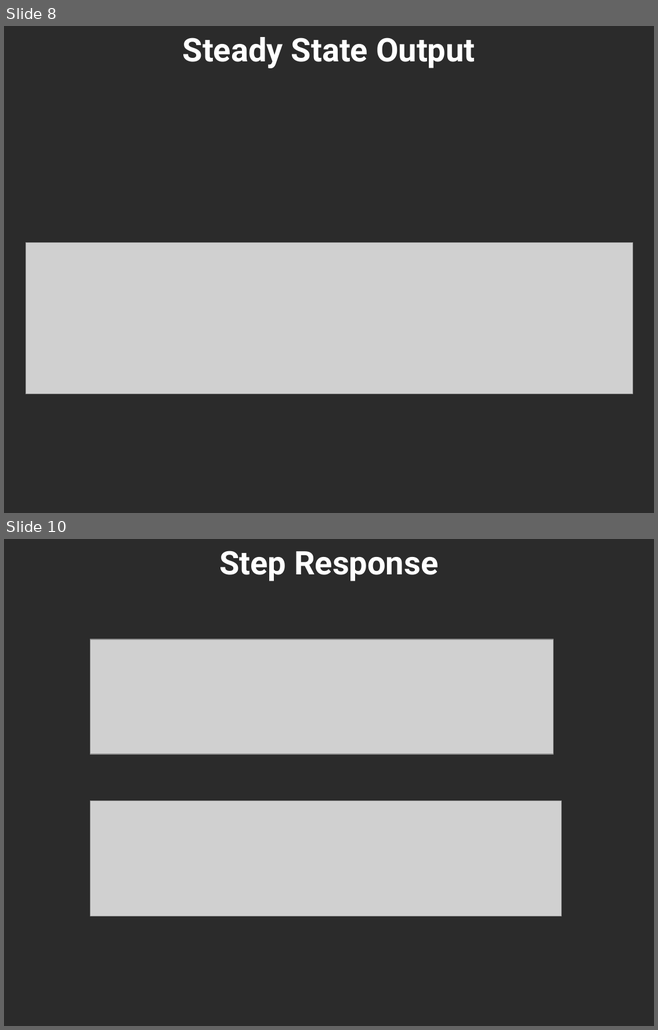
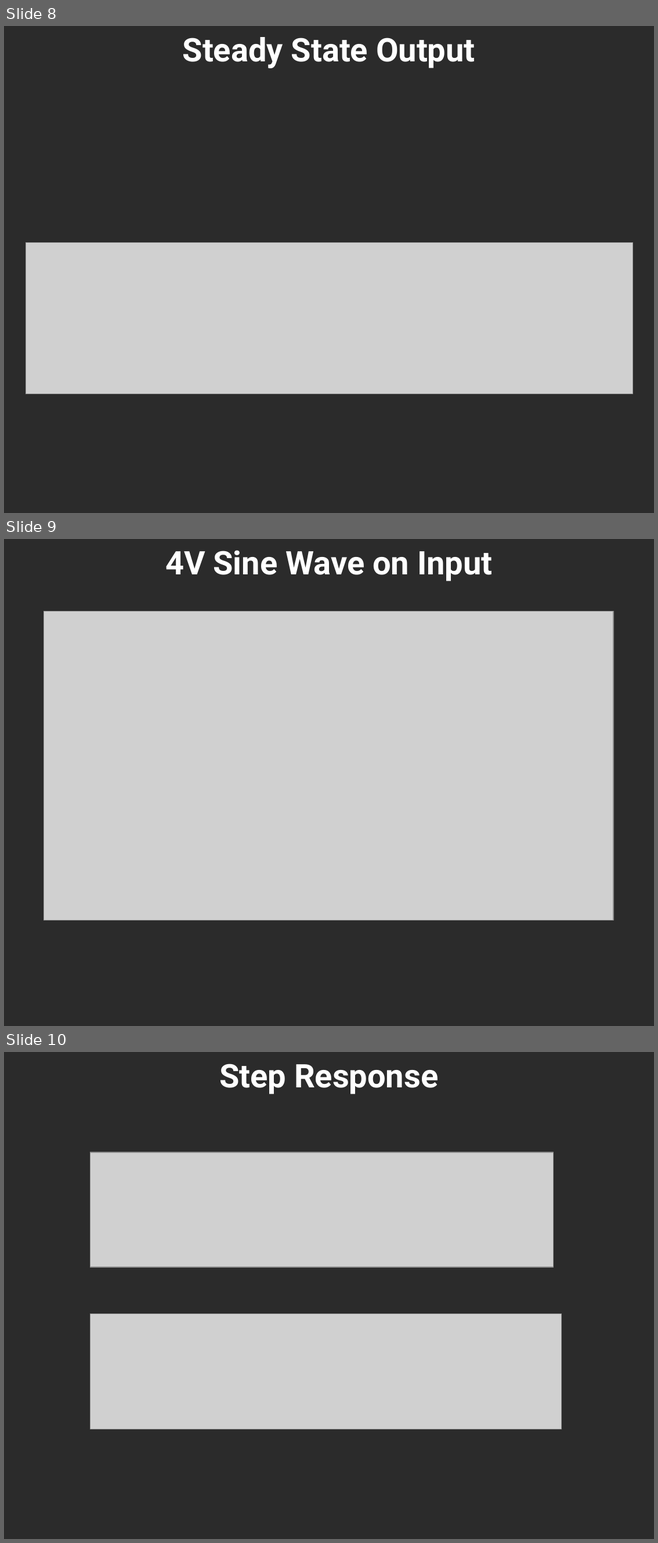
Before and after one commit to ominux/ece532, a slide deck: project/april_11/john.pptx. Shown one above the other, each under a label of ours: slides 8 and 10 before the commit, slides 8, 9 and 10 after it; the slides between them are not shown. The pictures are 658x1030 and 658x1543 pixels, drawn with LibreOffice and Linux fonts; fonts in the diff are those of the drawing; grey boxes stand for pictures; background and template pictures are left out; a plain dark background stands for a picture behind light text. Boxes give left, top, right and bottom in pixels: in the first picture for what was removed or moved away, otherwise in the second. Text is boxed around its words. In the diff, an @@ line names an element or a change of style, - is before the commit and + after.

```diff
--- a/project/april_11/john.pptx
+++ b/project/april_11/john.pptx
@@ slide 9 added at box(4, 539, 654, 1026), background picture (left out) @@
@@ text added at box(165, 550, 492, 581), 36 pt, text #FFFFFF, bold @@
+4V Sine Wave on Input
@@ picture added at box(43, 611, 612, 920) @@
```
Also in this commit, not shown: 1 slide changed, 2 other slides added, 2 slides removed.
